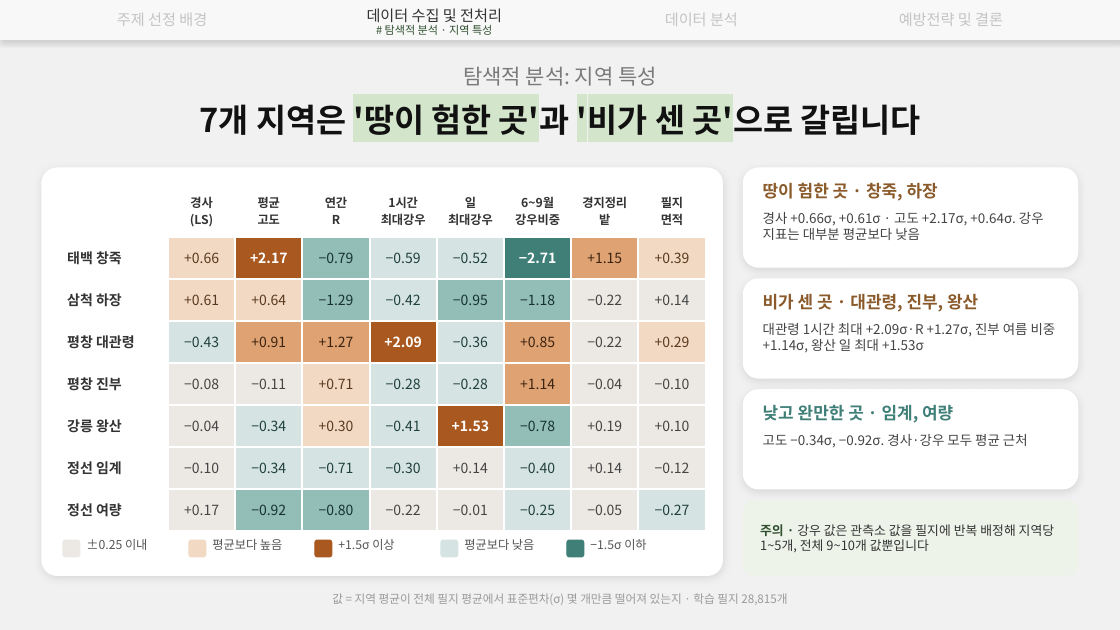
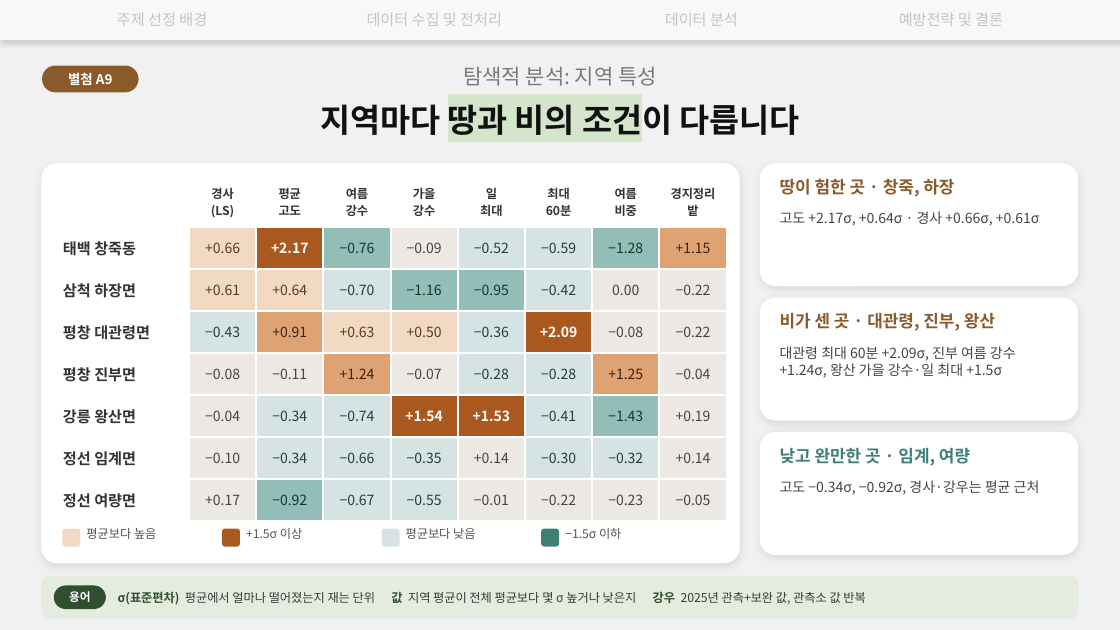
Before and after one commit to hanjune1121-afk/-, a slide deck: slide 29 of 발표자료/강원고랭지_토양유실_15쪽이후.pptx (slide 7 before the commit). Drawn at 1120x630 pixels with LibreOffice and Linux fonts; fonts in the diff are those of the drawing. Boxes give left, top, right and bottom in pixels: in the first picture for what was removed or moved away, otherwise in the second. Text is boxed around its words. In the diff, an @@ line names an element or a change of style, - is before the commit and + after.

```diff
--- a/발표자료/강원고랭지_토양유실_15쪽이후.pptx
+++ b/발표자료/강원고랭지_토양유실_15쪽이후.pptx
@@ text "데이터 수집 및 전처리" at [367, 13, 502, 26]: text colour #333333 to #C4C4C4 @@
@@ text removed at [385, 25, 492, 35] @@
-# 탐색적 분석 · 지역 특성
@@ rounded rectangle added at [42, 66, 139, 92], fill #8A5A2B, 11.5 pt, text #FFFFFF, bold @@
+별첨 A9
@@ text at [320, 104, 800, 135]: text changed @@
-7개 지역은 '땅이 험한 곳'과 '비가 센 곳'으로 갈립니다
+지역마다 땅과 비의 조건이 다릅니다
@@ rounded rectangle: place and size @@
-rounded rectangle at [42, 168, 723, 576]
+rounded rectangle at [42, 164, 739, 563]
@@ table at [55, 176, 727, 512] @@
-row 1:  | 경사 / (LS) | 평균 / 고도 | 연간 / R | 1시간 / 최대강우 | 일 / 최대강우 | 6~9월 / 강우비중 | 경지정리 / 밭 | 필지 / 면적
+row 1:  | 경사 / (LS) | 평균 / 고도 | 여름 / 강수 | 가을 / 강수 | 일 / 최대 | 최대 / 60분 | 여름 / 비중 | 경지정리 / 밭
-row 2: 태백 창죽 | +0.66 | +2.17 | −0.79 | −0.59 | −0.52 | −2.71 | +1.15 | +0.39
+row 2: 태백 창죽동 | +0.66 | +2.17 | −0.76 | −0.09 | −0.52 | −0.59 | −1.28 | +1.15
-row 3: 삼척 하장 | +0.61 | +0.64 | −1.29 | −0.42 | −0.95 | −1.18 | −0.22 | +0.14
+row 3: 삼척 하장면 | +0.61 | +0.64 | −0.70 | −1.16 | −0.95 | −0.42 | 0.00 | −0.22
-row 4: 평창 대관령 | −0.43 | +0.91 | +1.27 | +2.09 | −0.36 | +0.85 | −0.22 | +0.29
+row 4: 평창 대관령면 | −0.43 | +0.91 | +0.63 | +0.50 | −0.36 | +2.09 | −0.08 | −0.22
-row 5: 평창 진부 | −0.08 | −0.11 | +0.71 | −0.28 | −0.28 | +1.14 | −0.04 | −0.10
+row 5: 평창 진부면 | −0.08 | −0.11 | +1.24 | −0.07 | −0.28 | −0.28 | +1.25 | −0.04
-row 6: 강릉 왕산 | −0.04 | −0.34 | +0.30 | −0.41 | +1.53 | −0.78 | +0.19 | +0.10
+row 6: 강릉 왕산면 | −0.04 | −0.34 | −0.74 | +1.54 | +1.53 | −0.41 | −1.43 | +0.19
-row 7: 정선 임계 | −0.10 | −0.34 | −0.71 | −0.30 | +0.14 | −0.40 | +0.14 | −0.12
+row 7: 정선 임계면 | −0.10 | −0.34 | −0.66 | −0.35 | +0.14 | −0.30 | −0.32 | +0.14
-row 8: 정선 여량 | +0.17 | −0.92 | −0.80 | −0.22 | −0.01 | −0.25 | −0.05 | −0.27
+row 8: 정선 여량면 | +0.17 | −0.92 | −0.67 | −0.55 | −0.01 | −0.22 | −0.23 | −0.05
@@ fill #D5E4E2 to #ECE9E4 in 4 cells @@
@@ fill #3F7F78 to #D5E4E2 in row 2, column 7 @@
@@ fill #DFA273 to #93BDB7 in row 2, column 8 @@
@@ fill #F2D9C4 to #DFA273 in 2 cells @@
@@ fill #93BDB7 to #D5E4E2 in 4 cells @@
@@ fill #D5E4E2 to #93BDB7 in row 3, column 5 @@
@@ fill #DFA273 to #F2D9C4 in row 4, column 4 @@
@@ fill #A9581F to #F2D9C4 in row 4, column 5 @@
@@ fill #DFA273 to #A9581F in row 4, column 7 @@
@@ fill #F2D9C4 to #ECE9E4 in row 4, column 9 @@
@@ fill #DFA273 to #D5E4E2 in row 5, column 7 @@
@@ fill #ECE9E4 to #DFA273 in row 5, column 8 @@
@@ fill #F2D9C4 to #D5E4E2 in row 6, column 4 @@
@@ fill #D5E4E2 to #A9581F in row 6, column 5 @@
@@ fill #ECE9E4 to #93BDB7 in row 6, column 8 @@
@@ fill #ECE9E4 to #D5E4E2 in 2 cells @@
@@ table: place and size @@
-table at [59, 185, 706, 521]
+table at [55, 176, 727, 512]
@@ rounded rectangle: place and size @@
-rounded rectangle at [744, 168, 1078, 267]
+rounded rectangle at [760, 164, 1078, 286]
@@ text "땅이 험한 곳 · 창죽, ...": place and size @@
-text "땅이 험한 곳 · 창죽, ..." at [763, 182, 938, 201]
+text "땅이 험한 곳 · 창죽, ..." at [780, 178, 954, 197]
@@ text at [780, 211, 1040, 225]: text changed; size 11.5 to 12 pt @@
-경사 +0.66σ, +0.61σ · 고도 +2.17σ, +0.64σ. 강우 지표는 대부분 평균보다 낮음
+고도 +2.17σ, +0.64σ · 경사 +0.66σ, +0.61σ
@@ rounded rectangle: place and size @@
-rounded rectangle at [744, 279, 1078, 378]
+rounded rectangle at [760, 298, 1078, 420]
@@ text "비가 센 곳 · 대관령, ...": place and size @@
-text "비가 센 곳 · 대관령, ..." at [763, 293, 978, 312]
+text "비가 센 곳 · 대관령, ..." at [780, 312, 995, 331]
@@ text at [780, 346, 1016, 377]: text changed; size 11.5 to 12 pt @@
-대관령 1시간 최대 +2.09σ·R +1.27σ, 진부 여름 비중 +1.14σ, 왕산 일 최대 +1.53σ
+대관령 최대 60분 +2.09σ, 진부 여름 강수 +1.24σ, 왕산 가을 강수·일 최대 +1.5σ
@@ proportions changed in 4 elements at [42, 164, 739, 563], [760, 164, 1078, 286], [760, 298, 1078, 420], [760, 433, 1078, 555] @@
@@ rounded rectangle: place and size @@
-rounded rectangle at [744, 390, 1078, 489]
+rounded rectangle at [760, 433, 1078, 555]
@@ text "낮고 완만한 곳 · 임계, ...": place and size @@
-text "낮고 완만한 곳 · 임계, ..." at [763, 405, 953, 423]
+text "낮고 완만한 곳 · 임계, ..." at [780, 448, 970, 466]
@@ rounded rectangle removed at [744, 501, 1078, 576] @@
@@ text at [780, 480, 1040, 495]: text changed; size 11.5 to 12 pt @@
-고도 −0.34σ, −0.92σ. 경사·강우 모두 평균 근처
+고도 −0.34σ, −0.92σ, 경사·강우는 평균 근처
@@ rounded rectangle: place and size @@
-rounded rectangle at [189, 540, 206, 557]
+rounded rectangle at [63, 529, 80, 546]
@@ text "평균보다 높음": place and size @@
-text "평균보다 높음" at [212, 539, 282, 550]
+text "평균보다 높음" at [86, 528, 156, 539]
@@ text removed at [86, 539, 147, 550] @@
-±0.25 이내
@@ rounded rectangle: place and size @@
-rounded rectangle at [315, 540, 332, 557]
+rounded rectangle at [223, 529, 239, 546]
@@ text "+1.5σ 이상": place and size @@
-text "+1.5σ 이상" at [338, 539, 394, 550]
+text "+1.5σ 이상" at [246, 528, 302, 539]
@@ rounded rectangle: place and size @@
-rounded rectangle at [441, 540, 458, 557]
+rounded rectangle at [382, 529, 399, 546]
@@ text "평균보다 낮음": place and size @@
-text "평균보다 낮음" at [464, 539, 534, 550]
+text "평균보다 낮음" at [406, 528, 475, 539]
@@ rounded rectangle: place and size @@
-rounded rectangle at [567, 540, 584, 557]
+rounded rectangle at [542, 529, 559, 546]
@@ text "−1.5σ 이하": place and size @@
-text "−1.5σ 이하" at [590, 539, 646, 550]
+text "−1.5σ 이하" at [565, 528, 621, 539]
@@ text removed at [760, 524, 1054, 552] @@
-주의 · 강우 값은 관측소 값을 필지에 반복 배정해 지역당 1~5개, 전체 9~10개 값뿐입니다
@@ rounded rectangle removed at [63, 540, 80, 557] @@
@@ rounded rectangle added at [42, 576, 1078, 618], fill #E4ECDF, outline #E4ECDF 1 pt @@
@@ rounded rectangle added at [54, 586, 106, 609], fill #2F4F2F, 10 pt, text #FFFFFF, bold @@
+용어
@@ text at [118, 591, 865, 605]: text changed; size 10 to 10.5 pt; text colour #9A9A9A to #3A3A3A @@
-값 = 지역 평균이 전체 필지 평균에서 표준편차(σ) 몇 개만큼 떨어져 있는지 · 학습 필지 28,815개
+σ(표준편차) 평균에서 얼마나 떨어졌는지 재는 단위 값 지역 평균이 전체 평균보다 몇 σ 높거나 낮은지 강우 2025년 관측+보완 값, 관측소 값 반복
@@ text "σ(표준편차) 평균에서 얼마나 떨어졌는지 재는 ..." at [118, 591, 865, 605]: vertical alignment top to middle @@
```
Also in this commit, not shown: 18 other slides changed, 14 slides added, 11 slides removed, 4 other files.
